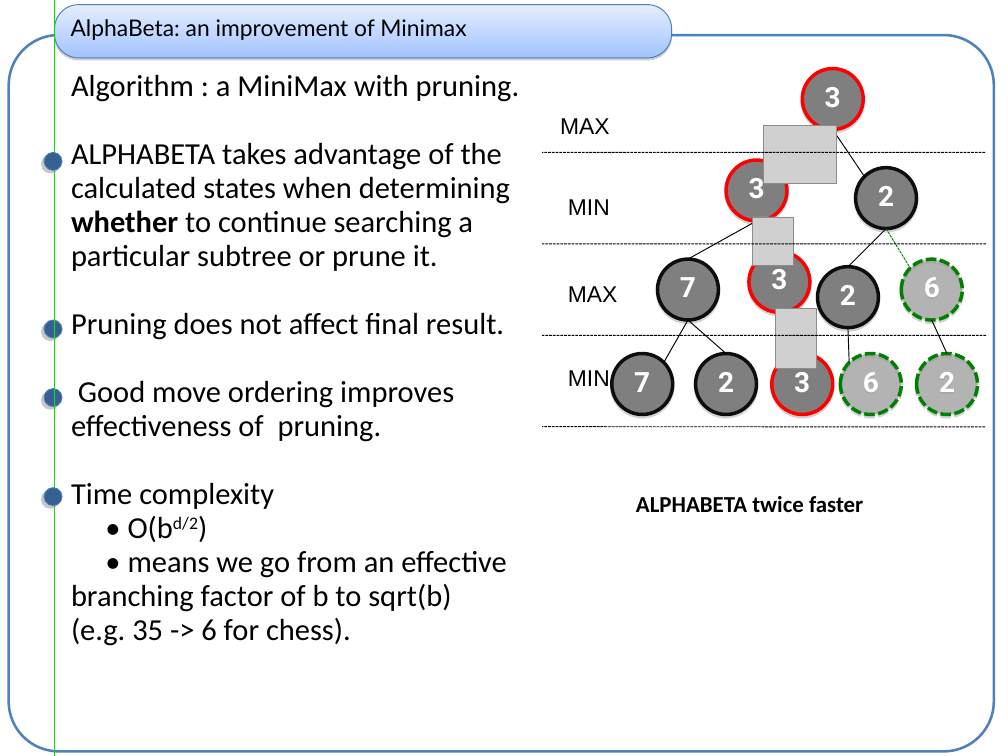
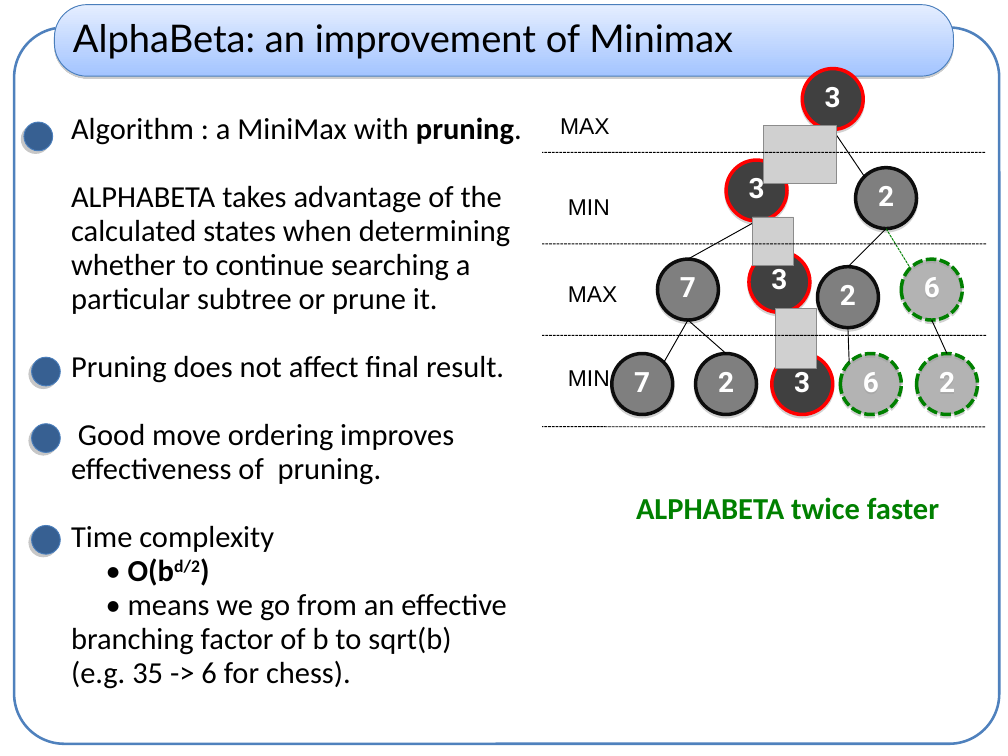
Before and after one commit to haspeleo/Android-Dev, a slide deck: slide 2 of MCTS/mcts_xp.ppt. Drawn at 1008x756 pixels with LibreOffice and Linux fonts; fonts in the diff are those of the drawing; grey boxes stand for pictures. Boxes give left, top, right and bottom in pixels: in the first picture for what was removed or moved away, otherwise in the second. Text is boxed around its words. In the diff, an @@ line names an element or a change of style, - is before the commit and + after.

```diff
--- a/MCTS/mcts_xp.ppt
+++ b/MCTS/mcts_xp.ppt
@@ rounded rectangle: place and size @@
-rounded rectangle at [9,35,994,751]
+rounded rectangle at [14,27,999,744]
@@ rounded rectangle "AlphaBeta: an improvement of Minimax": place and size @@
-rounded rectangle "AlphaBeta: an improvement of Minimax" at [55,5,672,58]
+rounded rectangle "AlphaBeta: an improvement of Minimax" at [55,5,954,76]
@@ rounded rectangle "AlphaBeta: an improvement of Minimax" at [55,5,954,76]: size 18 to 30 pt @@
@@ line removed from (55, 0) to (55, 756) @@
@@ text "Algorithm : a MiniMax with ...": place and size @@
-text "Algorithm : a MiniMax with ..." at [71,74,520,646]
+text "Algorithm : a MiniMax with ..." at [71,117,522,689]
@@ text at [71,117,522,586]: bold on in "pruning.", "O(bd/2)"; bold off in "whether" @@
@@ ellipse: place and size @@
-ellipse at [44,153,62,171]
+ellipse at [24,123,52,151]
@@ ellipse: place and size @@
-ellipse at [44,389,62,407]
+ellipse at [32,358,60,386]
@@ fill #7F7F7F to #404040 in 4 elements at [749,252,810,313], [802,69,863,130], [726,160,788,221], [772,354,833,415] @@
@@ ellipse: place and size @@
-ellipse at [44,320,62,338]
+ellipse at [32,424,60,452]
@@ text "ALPHABETA twice faster" at [636,497,939,520]: size 18 to 24 pt, text colour #000000 to #008000 @@
@@ ellipse: place and size @@
-ellipse at [44,488,62,506]
+ellipse at [32,526,60,554]
```
Also in this commit, not shown: 9 other slides changed, 3 other files.
